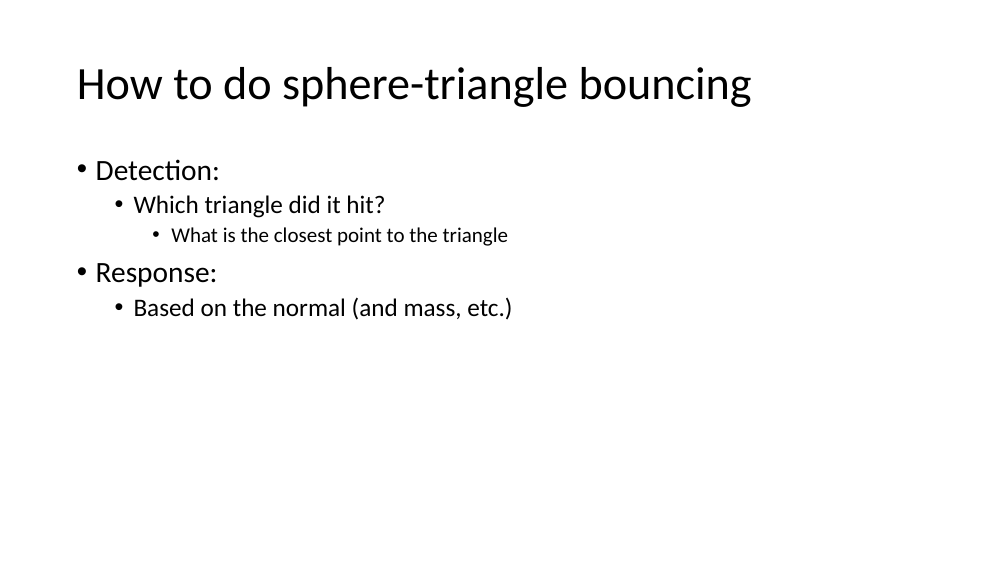
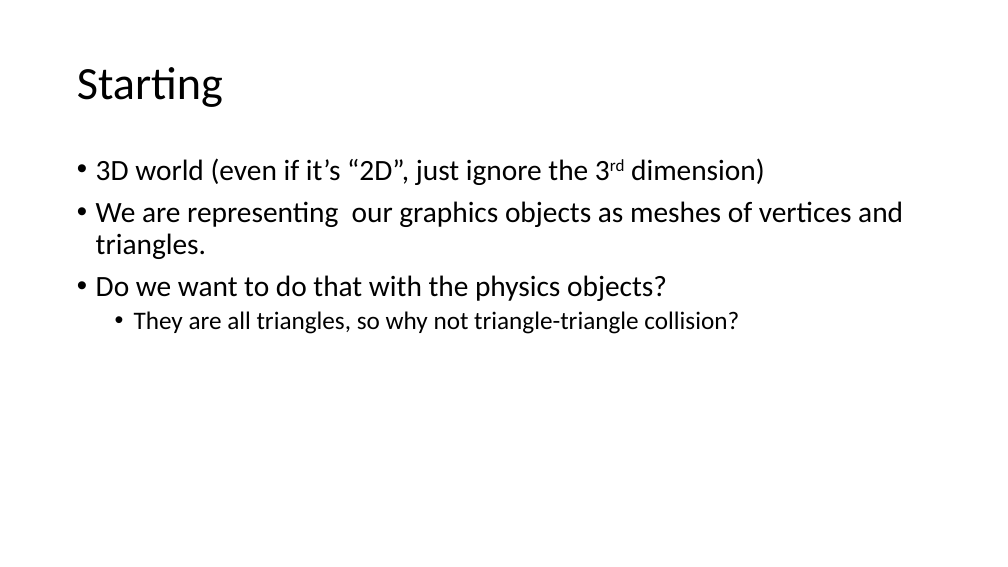
Before and after one commit to FeeneyCodes/GDP202425, a slide deck: slide 1 of 6019_Phys_1/D2D/W02/Collision_Detection (2024).pptx (slide 2 before the commit). Drawn at 1008x567 pixels with LibreOffice and Linux fonts; fonts in the diff are those of the drawing. Boxes give left, top, right and bottom in pixels: in the first picture for what was removed or moved away, otherwise in the second. Text is boxed around its words. In the diff, an @@ line names an element or a change of style, - is before the commit and + after.

```diff
--- a/6019_Phys_1/D2D/W02/Collision_Detection (2024).pptx
+++ b/6019_Phys_1/D2D/W02/Collision_Detection (2024).pptx
@@ title at bbox=[77, 67, 223, 107]: text changed @@
-How to do sphere-triangle bouncing
+Starting
@@ text at bbox=[96, 158, 903, 334]: text changed; size 24 to 28 pt @@
-• Detection:
-  • Which triangle did it hit?
-    • What is the closest point to the triangle
-• Response:
-  • Based on the normal (and mass, etc.)
+• 3D world (even if it’s “2D”, just ignore the 3rd dimension)
+• We are representing our graphics objects as meshes of vertices and triangles.
+• Do we want to do that with the physics objects?
+  • They are all triangles, so why not triangle-triangle collision?
```
Also in this commit, not shown: 5 other slides changed, 6 slides added, 9 other files.
